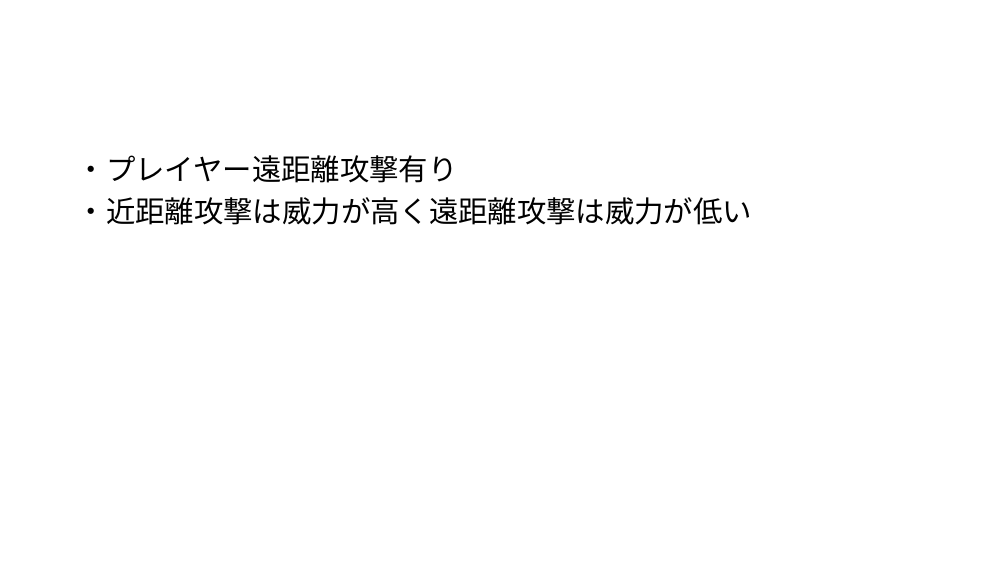
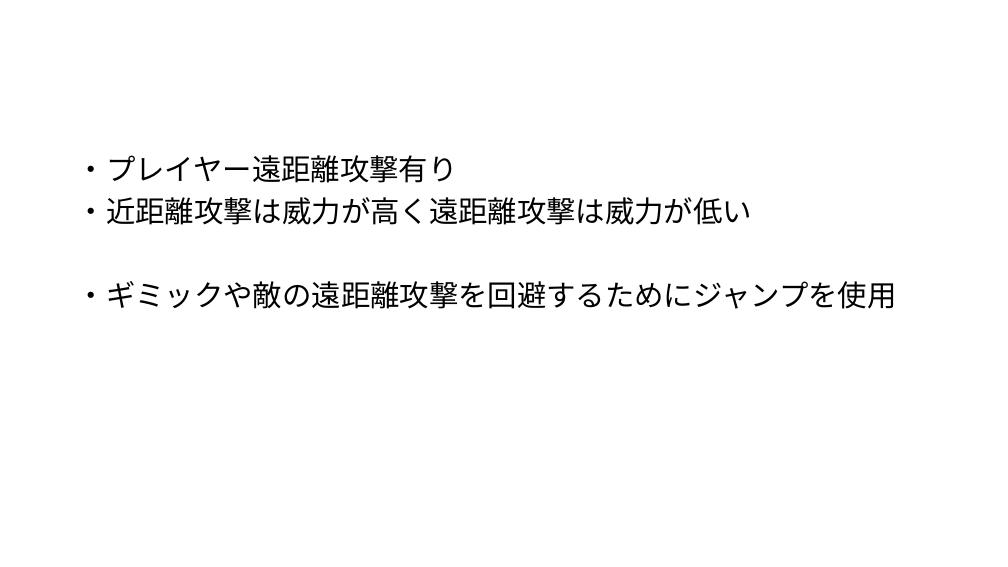
Before and after one commit to GCLUC2019/GameProject, a slide deck: slide 4 of Fukuyama/ゲームキャンプ企画書.pptx. Drawn at 1008x567 pixels with LibreOffice and Linux fonts; fonts in the diff are those of the drawing. Boxes give left, top, right and bottom in pixels: in the first picture for what was removed or moved away, otherwise in the second. Text is boxed around its words. In the diff, an @@ line names an element or a change of style, - is before the commit and + after.

Commit message:
ギミックまで作成

```diff
--- a/Fukuyama/ゲームキャンプ企画書.pptx
+++ b/Fukuyama/ゲームキャンプ企画書.pptx
@@ text at [77,281,897,309]: paragraph added @@
+・ギミックや敵の遠距離攻撃を回避するためにジャンプを使用
```
Also in this commit, not shown: 1 other slide changed, 2 slides added.
